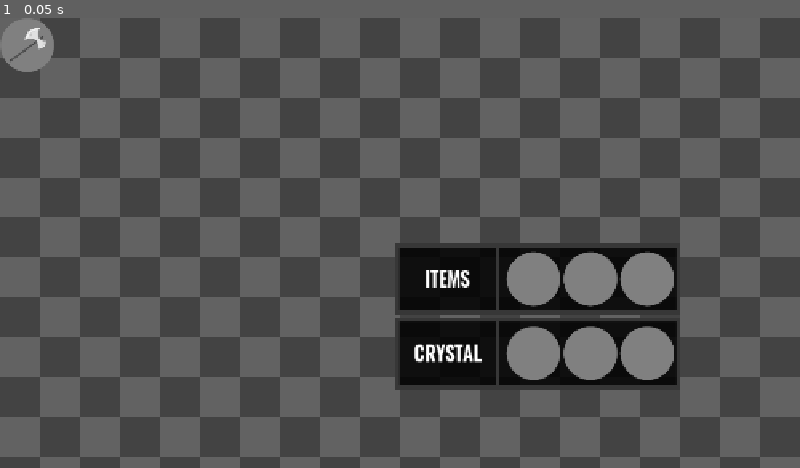
Above: before the commit, frame 1.
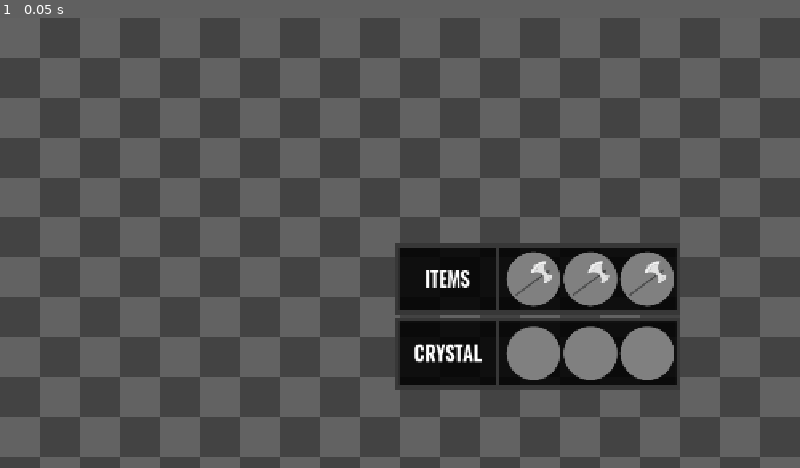
Above: after the commit, the same moment.

Repository: Piyan0/tim_movement
Game: Godot game, scene res://ui/inventory_v2/inventory_v2.tscn
Two runs of this game, one before a commit and one after it. Both use one fixed random seed, a clock stepped at 60 frames per second and the inputs below.
Inputs:
- Up to frame 1 (0.05 s): no input

The runs differ from the first frame. In frame 1, 0.8% of the frame differs, in the area x 0-84%, y 0-62%.

Commit message:
Commit at, Jun 11 2026.

Diff:
--- a/commons/bootstrap.gd
+++ b/commons/bootstrap.gd
@@ -1,9 +1,12 @@
 extends Node
-
 
 var portraits: AssetLoader = AssetLoader.new()
 var state: GlobalState
+var drag_item_manager: DragItemManager
+
 func _enter_tree():
+    drag_item_manager = DragItemManager.new()
+
     portraits.base_path = "res://assets/images/portraits"
     _add_hud()
     state = GlobalState.new()
--- a/commons/drag_item_global.gd
+++ /dev/null
@@ -1,10 +0,0 @@
-extends Node2D
-
-
-func add_drag_item(item_name, texture, pos):
-    var dragable = DragableItem.create(item_name, texture)
-    dragable.position = pos
-    dragable.item_released.connect(func(item_id, drop_pos):
-        get_tree().call_group("interact_click", "handle_item_drop", item_id, drop_pos)
-    )
-    GlobalCanvas.add_child(dragable)
--- /dev/null
+++ b/commons/drag_item_manager.gd
@@ -0,0 +1,21 @@
+class_name DragItemManager
+extends Node2D
+
+
+func drag_item(ins: DragableItem):
+    ins.item_dropped.connect(func(id, pos):
+        printt(id, pos)
+    )
+    ins.item_dragged.connect(func(id, pos):
+        print("Dragging at pos:", pos)
+    )
+    Bootstrap.get_tree().current_scene.add_child(ins)
+
+
+# func add_drag_item(item_name, texture, pos):
+#     var dragable = DragableItem.create(item_name, texture)
+#     dragable.position = pos
+#     dragable.item_released.connect(func(item_id, drop_pos):
+#         get_tree().call_group("interact_click", "handle_item_drop", item_id, drop_pos)
+#     )
+#     GlobalCanvas.add_child(dragable)
--- a/project.godot
+++ b/project.godot
@@ -17,7 +17,6 @@
 
 [autoload]
 
-DragItemGlobal="*uid://ba4tovncgjkv2"
 DebugConsole="*uid://cptj8gk2xleig"
 GlobalCanvas="*uid://r1r6pjrclgvj"
 Bootstrap="*uid://b13fk2pmhgy2n"
--- a/ui/inventory/dragable_item.gd
+++ b/ui/inventory/dragable_item.gd
@@ -1,7 +1,8 @@
-class_name DragableItem
+# class_name DragableItem
 extends Control
 
 signal item_released(item_id, release_pos)
+signal item_dragged(item_id, pos)
 
 @export var click_rect: Control
 @export var tr_item: TextureRect
--- a/ui/inventory_v2/dragable_item.gd
+++ b/ui/inventory_v2/dragable_item.gd
@@ -1,24 +1,60 @@
+class_name DragableItem
 extends Control
+
+signal item_dropped(id, pos)
+signal item_dragged(id, pos)
+
+
+@export var _tr_item: TextureRect
+@export var item_id: String = "<item_id>"
+
+var icon:
+    set(value):
+        icon = value
+        _tr_item.texture = value
 
 var _drag = false
 var _drag_pos = Vector2.ZERO
 
 
-func _process(delta):
-    position = lerp(position, _drag_pos, 0.2)
+func _ready() -> void:
+    _drag_pos += position
 
 
-func _gui_input(event: InputEvent):
-    if event is InputEventMouseButton:
-        if event.button_index == MOUSE_BUTTON_LEFT && event.is_pressed():
-            _drag = true
-            _drag_pos = event.position
+func _process(delta):
+    position = lerp(global_position, _grab_pos(), 0.2)
+    item_dragged.emit(item_id, global_position)
 
-    if event is InputEventMouseMotion:
+
+func _input(event: InputEvent) -> void:
+    if event is InputEventMouseMotion || event is InputEventScreenDrag:
         _drag_pos = event.position
 
-
-func _input(event: InputEvent):
     if event is InputEventMouseButton:
         if event.button_index == MOUSE_BUTTON_LEFT && !event.is_pressed():
             _drag = false
+            var args = [item_id ,global_position]
+            item_dropped.emit(args[0], args[1])
+            queue_free()
+
+    if event is InputEventScreenTouch:
+        if !event.is_pressed():
+            _drag = false
+            var args = [item_id ,global_position]
+            item_dropped.emit(args[0], args[1])
+            queue_free()
+
+
+static func spawn(initial_pos, id, icon):
+    var ins = load("uid://bs0fevfkhn7d5").instantiate() as DragableItem
+
+    ins.icon = icon
+    ins._drag_pos += Vector2(ins.size.x/2, ins.size.y/2)
+    ins.position = initial_pos - Vector2(ins.size.x/2, ins.size.y/2)
+    ins.item_id = id
+    Bootstrap.drag_item_manager.drag_item(ins)
+    return ins
+
+
+func _grab_pos():
+    return _drag_pos - Vector2(size.x/2, size.y/2)
--- /dev/null
+++ b/ui/inventory_v2/dragable_item.tscn
@@ -0,0 +1,38 @@
+[gd_scene format=3 uid="uid://bs0fevfkhn7d5"]
+
+[ext_resource type="Script" uid="uid://b4ihsxx1w3cak" path="res://ui/inventory_v2/dragable_item.gd" id="1_ttppi"]
+[ext_resource type="Texture2D" uid="uid://1lpxvxlv8lkh" path="res://assets/items/FD_Item_Axe_BIG_01.png" id="2_muh2v"]
+
+[node name="DragableItem" type="Control" unique_id=1889986684 node_paths=PackedStringArray("_tr_item")]
+custom_minimum_size = Vector2(87, 87)
+layout_mode = 3
+anchors_preset = 0
+offset_right = 87.0
+offset_bottom = 87.0
+script = ExtResource("1_ttppi")
+_tr_item = NodePath("TextureRect")
+
+[node name="TextureRect" type="TextureRect" parent="." unique_id=1326056007]
+layout_mode = 1
+anchors_preset = 8
+anchor_left = 0.5
+anchor_top = 0.5
+anchor_right = 0.5
+anchor_bottom = 0.5
+offset_left = -36.5
+offset_top = -36.5
+offset_right = 36.5
+offset_bottom = 36.5
+grow_horizontal = 2
+grow_vertical = 2
+texture = ExtResource("2_muh2v")
+
+[node name="ReferenceRect" type="ReferenceRect" parent="." unique_id=189528731]
+layout_mode = 1
+anchors_preset = 15
+anchor_right = 1.0
+anchor_bottom = 1.0
+grow_horizontal = 2
+grow_vertical = 2
+mouse_filter = 1
+border_width = 3.0
--- a/ui/inventory_v2/inventory_v2.tscn
+++ b/ui/inventory_v2/inventory_v2.tscn
@@ -82,20 +82,14 @@
 [node name="HBoxContainer" type="HBoxContainer" parent="VBoxContainer/PanelContainer/HBoxContainer/MarginContainer2" unique_id=995143124]
 layout_mode = 2
 
-[node name="TextureRect" type="TextureRect" parent="VBoxContainer/PanelContainer/HBoxContainer/MarginContainer2/HBoxContainer" unique_id=657985124]
+[node name="ItemSlot" parent="VBoxContainer/PanelContainer/HBoxContainer/MarginContainer2/HBoxContainer" unique_id=84334891 instance=ExtResource("5_f8eej")]
 layout_mode = 2
-size_flags_vertical = 4
-texture = ExtResource("4_1no85")
 
-[node name="TextureRect2" type="TextureRect" parent="VBoxContainer/PanelContainer/HBoxContainer/MarginContainer2/HBoxContainer" unique_id=820908946]
+[node name="ItemSlot2" parent="VBoxContainer/PanelContainer/HBoxContainer/MarginContainer2/HBoxContainer" unique_id=1450858403 instance=ExtResource("5_f8eej")]
 layout_mode = 2
-size_flags_vertical = 4
-texture = ExtResource("4_1no85")
 
-[node name="TextureRect3" type="TextureRect" parent="VBoxContainer/PanelContainer/HBoxContainer/MarginContainer2/HBoxContainer" unique_id=1526747797]
+[node name="ItemSlot3" parent="VBoxContainer/PanelContainer/HBoxContainer/MarginContainer2/HBoxContainer" unique_id=1392659234 instance=ExtResource("5_f8eej")]
 layout_mode = 2
-size_flags_vertical = 4
-texture = ExtResource("4_1no85")
 
 [node name="PanelContainer2" type="PanelContainer" parent="VBoxContainer" unique_id=307174392]
 layout_mode = 2
@@ -152,10 +146,3 @@
 layout_mode = 2
 size_flags_vertical = 4
 texture = ExtResource("4_1no85")
-
-[node name="ItemSlot" parent="." unique_id=84334891 instance=ExtResource("5_f8eej")]
-layout_mode = 0
-offset_left = 0.0
-offset_top = 0.0
-offset_right = 87.0
-offset_bottom = 87.0
--- a/ui/inventory_v2/item_slot.gd
+++ b/ui/inventory_v2/item_slot.gd
@@ -1,5 +1,34 @@
 class_name ItemSlot
 extends PanelContainer
 
+@export var icon: Texture2D
+@export var item_id: String
+@export var _tr_item: TextureRect
+
+func _ready() -> void:
+    mouse_entered.connect(func():
+        var t = create_tween()
+        t.tween_property(self, "scale", Vector2(1.1, 1.1), 0.1)
+    )
+
+    mouse_exited.connect(func():
+        var t = create_tween()
+        t.tween_property(self, "scale", Vector2(1, 1), 0.1)
+    )
+
 func _gui_input(event: InputEvent) -> void:
-    pass
+    if event is InputEventMouseButton:
+        if event.button_index == MOUSE_BUTTON_LEFT && event.is_pressed():
+            var dragable_item = DragableItem.spawn(global_position + event.position, item_id, icon)
+            dragable_item.item_dropped.connect(func(id, pos):
+                _tr_item.show()
+            , CONNECT_ONE_SHOT)
+            _tr_item.hide()
+
+    elif event is InputEventScreenTouch:
+        if event.is_pressed():
+            var dragable_item = DragableItem.spawn(global_position + event.position, item_id, icon)
+            dragable_item.item_dropped.connect(func(id, pos):
+                _tr_item.show()
+            , CONNECT_ONE_SHOT)
+            _tr_item.hide()
--- a/ui/inventory_v2/item_slot.tscn
+++ b/ui/inventory_v2/item_slot.tscn
@@ -6,13 +6,15 @@
 
 [sub_resource type="StyleBoxEmpty" id="StyleBoxEmpty_1no85"]
 
-[node name="ItemSlot" type="PanelContainer" unique_id=84334891]
-offset_left = 753.0
-offset_top = 192.0
-offset_right = 840.0
-offset_bottom = 279.0
+[node name="ItemSlot" type="PanelContainer" unique_id=84334891 node_paths=PackedStringArray("_tr_item")]
+offset_right = 87.0
+offset_bottom = 87.0
+pivot_offset = Vector2(44, 44)
 theme_override_styles/panel = SubResource("StyleBoxEmpty_1no85")
 script = ExtResource("1_iq3no")
+icon = ExtResource("2_iq3no")
+item_id = "<item_id>"
+_tr_item = NodePath("Item2")
 
 [node name="Item" type="TextureRect" parent="." unique_id=1432371075]
 layout_mode = 2
Renamed: commons/drag_item_global.gd.uid -> commons/drag_item_manager.gd.uid
